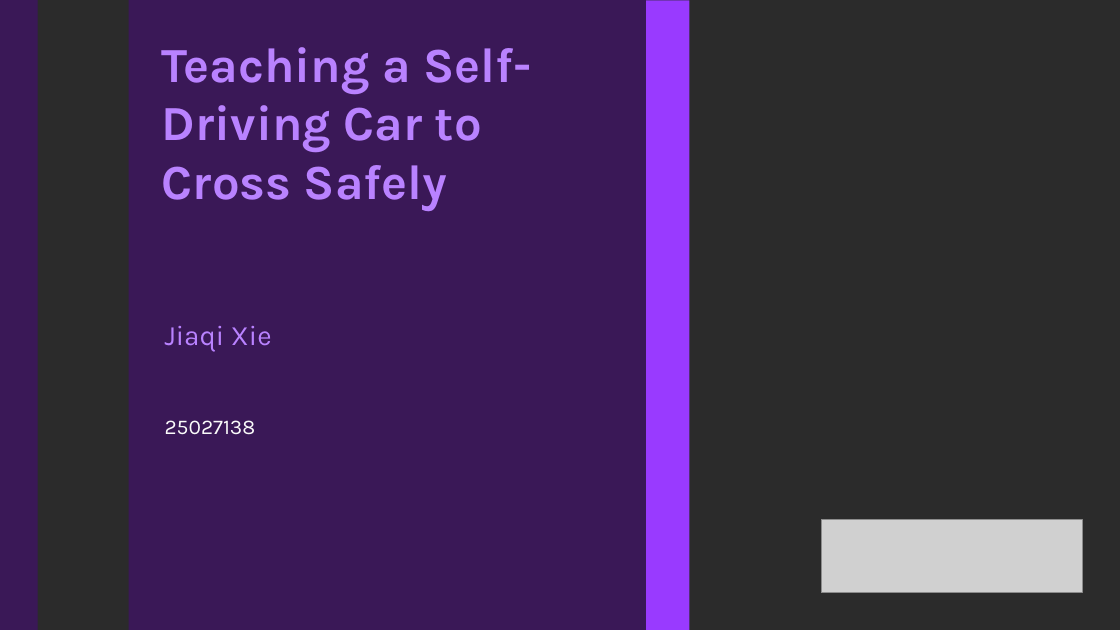
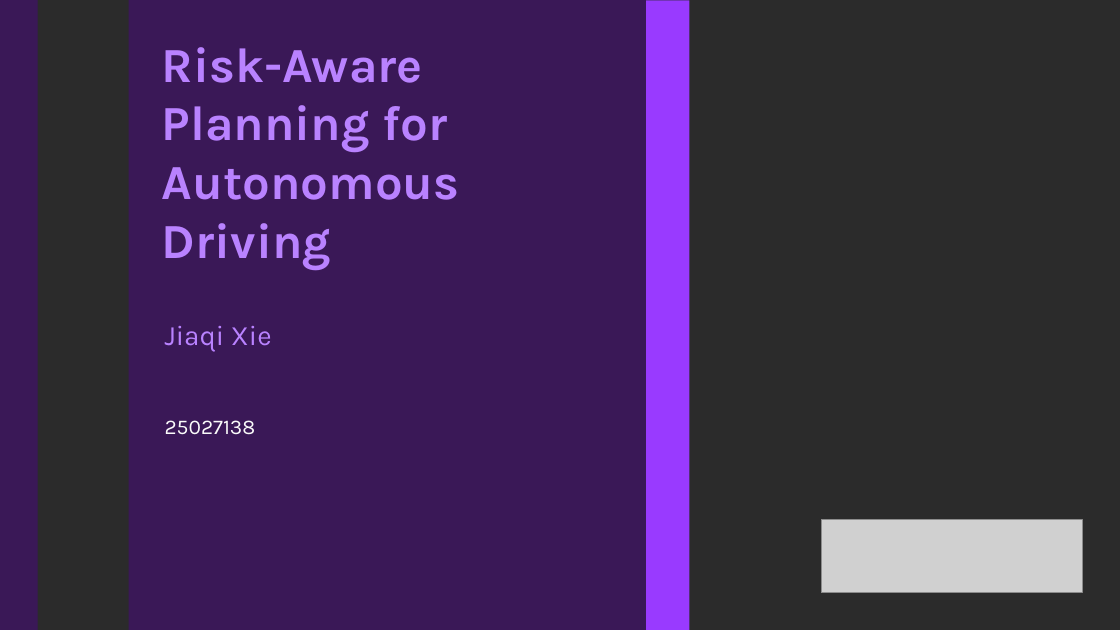
Before and after one commit to ChrisXiejq/Research-Project-IMLS, a slide deck: slide 1 of docs/presentation/25027138 - Presentation.pptx. Drawn at 1120x630 pixels with LibreOffice and Linux fonts; fonts in the diff are those of the drawing; grey boxes stand for pictures; background and template pictures are left out; a plain dark background stands for a picture behind light text. Boxes give left, top, right and bottom in pixels: in the first picture for what was removed or moved away, otherwise in the second. Text is boxed around its words. In the diff, an @@ line names an element or a change of style, - is before the commit and + after.

```diff
--- a/docs/presentation/25027138 - Presentation.pptx
+++ b/docs/presentation/25027138 - Presentation.pptx
@@ text at box(162, 47, 459, 270): text changed @@
-Teaching a Self-
-Driving Car to
-Cross Safely
+Risk-Aware Planning for Autonomous Driving
```
Also in this commit, not shown: 5 other slides changed, 3 slides added, 2 slides removed, 2 other files.
